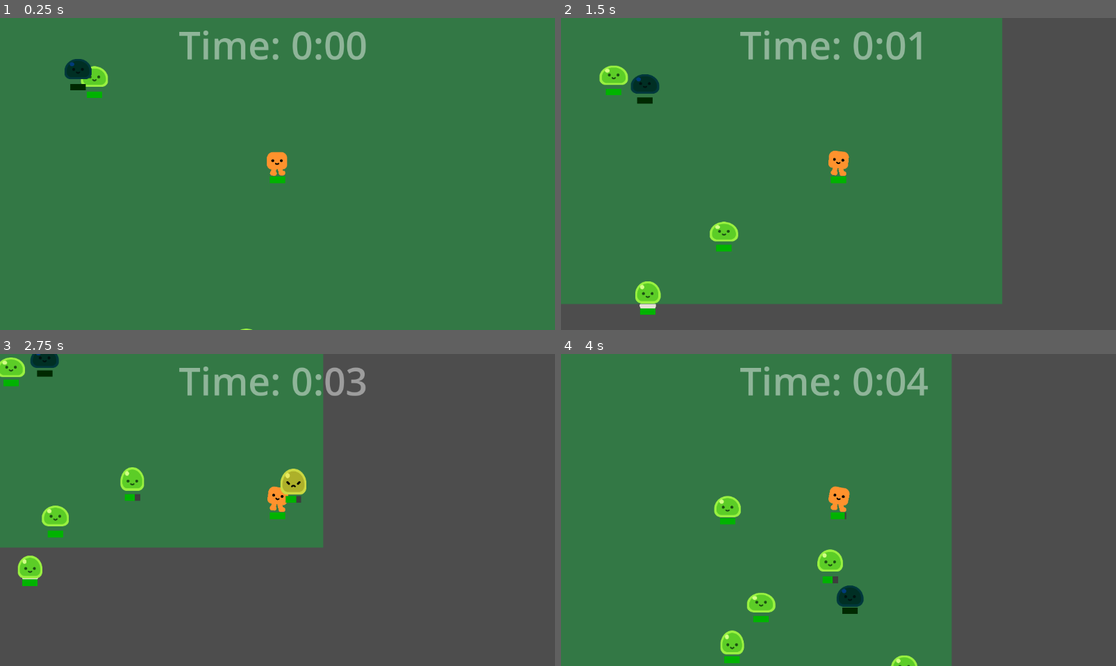
Above: before the commit, frames 1-4 (two rows, left to right).
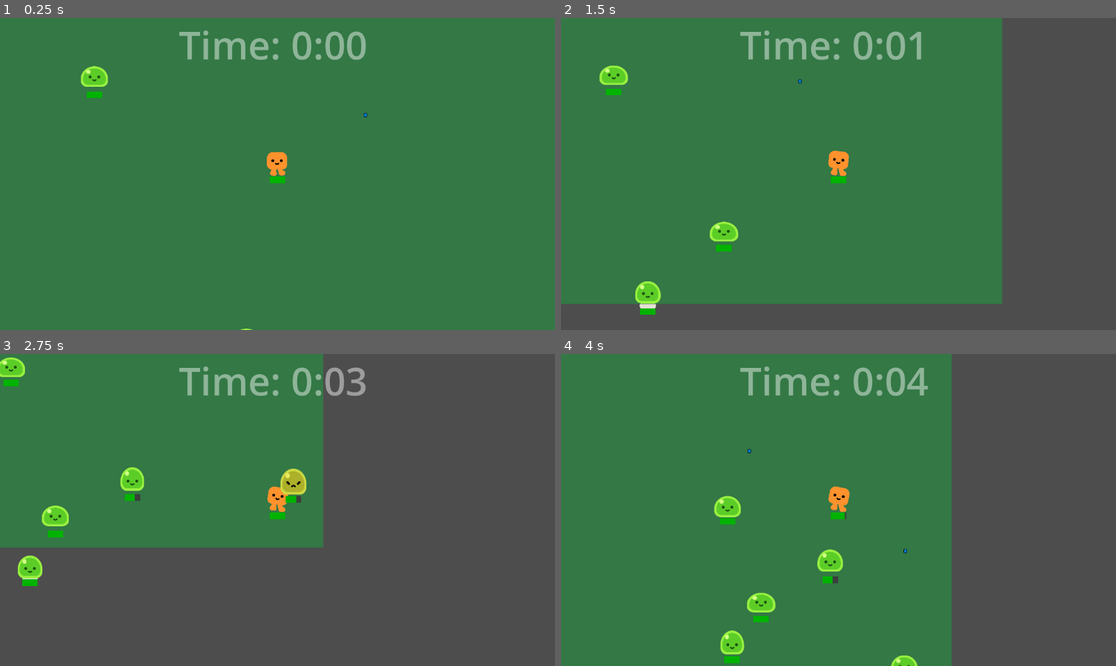
Above: after the commit, the same moments.

Repository: Nalmeder/idleshmup
Game: Godot game, scene res://idleschmup_game.tscn
The game is run twice, just before and just after one commit, with the same random seed, the same clock (stepped at 60 frames per second) and the same inputs.
Inputs:
- Up to frame 1 (0.25 s): no input
- Up to frame 2 (1.5 s): hold Right (right) 0.53-1.28 s; hold Down (down) from 1.28 s (still down)
- Up to frame 3 (2.75 s): release Down (down) at 2.03 s; hold Right (right) from 2.03 s (still down)
- Up to frame 4 (4 s): release Right (right) at 2.78 s; hold Up (up) 2.78-3.53 s; hold Left (left) from 3.53 s (still down)

The runs differ from the first frame. In frame 1, 0.3% of the frame differs, in the area x 11-67%, y 13-32%; in frame 2, 0.3%; in frame 3, 0.3%; in frame 4, 0.4%, in the area x 33-63%, y 30-84%.

Commit message:
enemies drop exp (which currently does nothing)

Diff:
--- /dev/null
+++ b/Items/gem.tscn
@@ -0,0 +1,8 @@
+[gd_scene load_steps=2 format=3 uid="uid://clu80fifv6fl5"]
+
+[ext_resource type="Texture2D" uid="uid://b8wosxiw45r3y" path="res://Items/Gem_blue.png" id="1_xpme0"]
+
+[node name="Gem" type="Node2D"]
+
+[node name="Sprite2D" type="Sprite2D" parent="."]
+texture = ExtResource("1_xpme0")
--- a/Scripts/health_component.gd
+++ b/Scripts/health_component.gd
@@ -21,4 +21,5 @@
 		die()
 
 func die():
+	get_parent().drop_items()
 	get_parent().queue_free()    # Destroy the parent
--- a/characters/happy_boo/Player.gd
+++ b/characters/happy_boo/Player.gd
@@ -1,8 +1,13 @@
 extends CharacterBody2D
 
 const SPEED = 700.0
+
 var move_direction
 var i_frame_length = 32
+
+var experience = 0
+var experience_rate = 1.04
+var experience_cap = 5
 
 # @onready var sprite = get_node("HappyBoo/AnimationPlayer")
 
--- a/characters/happy_boo/Player.tscn
+++ b/characters/happy_boo/Player.tscn
@@ -43,3 +43,7 @@
 debug_color = Color(0.972549, 0, 0.45098, 0.419608)
 
 [node name="on_hit_component" parent="." instance=ExtResource("5_hg00r")]
+
+[node name="Grab_Range" type="Area2D" parent="."]
+
+[node name="CollisionShape2D" type="CollisionShape2D" parent="Grab_Range"]
--- a/characters/slime/Death_Timer.gd
+++ b/characters/slime/Death_Timer.gd
@@ -5,6 +5,7 @@
 	%TimeBar.max_value = wait_time
 """
 func _on_timeout():
+	get_parent().drop_items()
 	get_parent().queue_free()
 
 """
--- a/characters/slime/Green_Slime.gd
+++ b/characters/slime/Green_Slime.gd
@@ -1,9 +1,11 @@
 extends CharacterBody2D
 
+@onready var gem = preload("res://Items/gem.tscn")
 @onready var player = get_node("../Player")
 @export var instance_module = Color(1.0 , 1.0, 1.0)
 @export var SPEED = 300
 @export var Enemy_Type : String = "Green_Slime"
+@export var Exp : int = 1
 
 var default_ai = true
 
@@ -23,3 +25,8 @@
 func update_movement():
 	var direction = global_position.direction_to(player.global_position)
 	velocity = direction * SPEED
+
+func drop_items():
+	var loot = gem.instantiate()
+	loot.position = global_position
+	get_parent().add_child(loot)
--- a/game_controller.gd
+++ b/game_controller.gd
@@ -2,7 +2,8 @@
 
 const GREEN_SLIME = preload("res://characters/slime/Green_Slime.tscn")
 const IMMORTAL_SLIME = preload("res://characters/slime/immortal_slime.tscn")
-const WAVES = [[GREEN_SLIME], [IMMORTAL_SLIME], [GREEN_SLIME, IMMORTAL_SLIME]]
+const FAST_SLIME = preload("res://characters/slime/fast_slime.tscn")
+const WAVES = [[GREEN_SLIME], [FAST_SLIME, GREEN_SLIME], [IMMORTAL_SLIME], [GREEN_SLIME, IMMORTAL_SLIME]]
 var wave_ptr = 0  # unless testing, should be 0
 
 func _ready():
--- a/idleschmup_game.tscn
+++ b/idleschmup_game.tscn
@@ -6,7 +6,7 @@
 [ext_resource type="PackedScene" uid="uid://5bgiub0jk47p" path="res://characters/slime/Green_Slime.tscn" id="2_m4g0g"]
 [ext_resource type="Script" path="res://Game_Time.gd" id="6_64l2o"]
 [ext_resource type="Script" path="res://Spawn_Timer.gd" id="7_lb8x1"]
-[ext_resource type="PackedScene" uid="uid://djl3cni8o8yga" path="res://characters/slime/fast_slime.tscn" id="7_lt4p0"]
+[ext_resource type="Texture2D" uid="uid://b8wosxiw45r3y" path="res://Items/Gem_blue.png" id="8_qetqa"]
 
 [sub_resource type="CircleShape2D" id="CircleShape2D_c10p2"]
 
@@ -81,7 +81,9 @@
 [node name="Spawn_Timer" type="Timer" parent="."]
 script = ExtResource("7_lb8x1")
 
-[node name="Fast_Slime" parent="." instance=ExtResource("7_lt4p0")]
+[node name="GemBlue" type="Sprite2D" parent="."]
+position = Vector2(1510, 384)
+texture = ExtResource("8_qetqa")
 
 [connection signal="new_wave" from="CanvasLayer/Game_Time" to="." method="_on_game_time_new_wave"]
 [connection signal="timeout" from="Spawn_Timer" to="." method="_on_spawn_timer_timeout"]
Binary file added: Items/Gem_blue.png
Not shown, added: Items/Gem_blue.png.import
